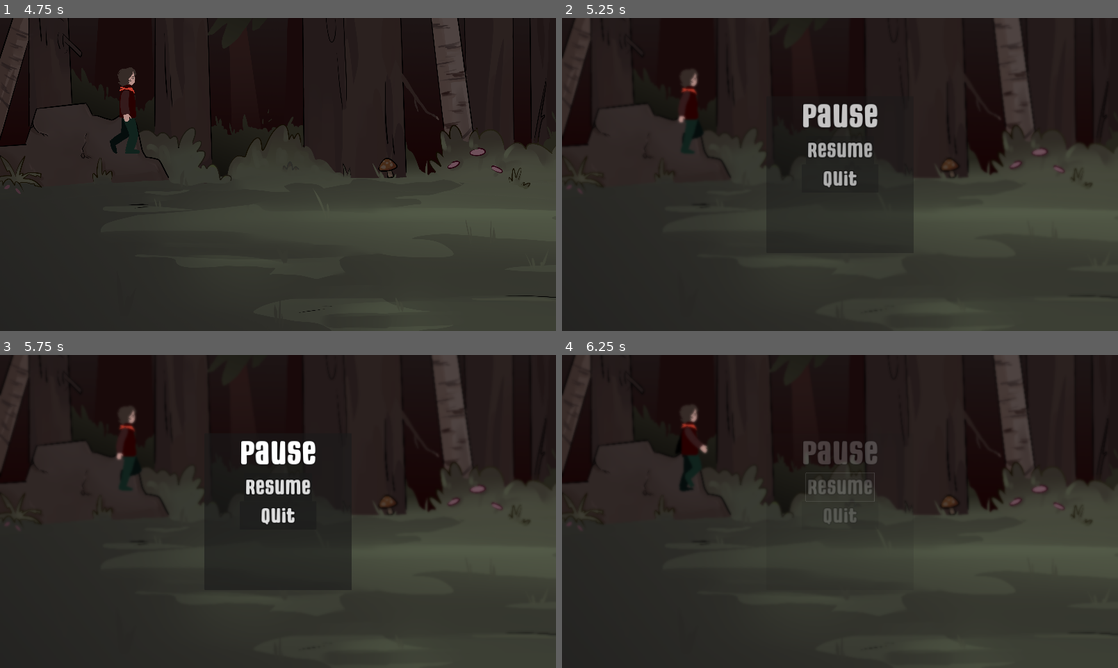
Above: before the commit, frames 1-4 (two rows, left to right).
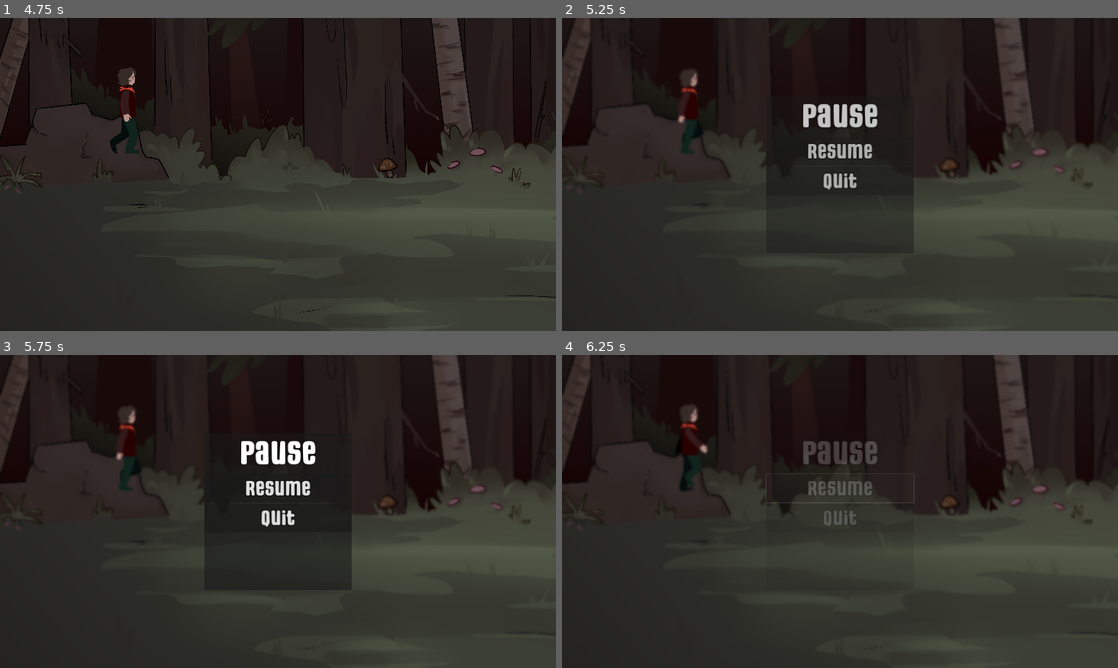
Above: after the commit, the same moments.

Repository: aboba704/Game
Game: Godot game, scene res://MainScene/ MainMenu.tscn
Two runs of this game, one before a commit and one after it. Both use one fixed random seed, a clock stepped at 60 frames per second and the inputs below.
Inputs:
- Up to frame 1 (4.75 s): click "Start" at 0.5 s; tap Enter at 1.25 s; hold W (Up) from 1.28 s (still down)
- Up to frame 2 (5.25 s): tap Escape (Escape) at 4.9 s; release W (Up) at 5.03 s; hold A (Left) from 5.03 s (still down)
- Up to frame 3 (5.75 s): keep holding A (Left)
- Up to frame 4 (6.25 s): release A (Left) at 5.75 s; click "Resume" at 5.75 s

Frame 1 is identical in both runs. In frame 2, 0.3% of the frame differs, in the area x 44-56%, y 39-55%; in frame 3, 0.3%; in frame 4, 0.3%.

Commit message:
Abibas
123

Diff:
--- a/UI/pause_menu.tscn
+++ b/UI/pause_menu.tscn
@@ -107,11 +107,10 @@
 
 [node name="VBoxContainer" type="VBoxContainer" parent="PanelContainer"]
 layout_mode = 2
-size_flags_horizontal = 4
-theme_override_constants/separation = 0
 
 [node name="Label" type="Label" parent="PanelContainer/VBoxContainer"]
 layout_mode = 2
+size_flags_horizontal = 4
 theme_override_constants/line_spacing = 10
 theme_override_constants/shadow_offset_x = 10
 theme_override_constants/shadow_offset_y = 10
@@ -124,7 +123,6 @@
 
 [node name="Resume" type="Button" parent="PanelContainer/VBoxContainer"]
 layout_mode = 2
-size_flags_horizontal = 4
 theme_override_constants/outline_size = 10
 theme_override_constants/h_separation = 10
 theme_override_constants/icon_max_width = 10
--- /dev/null
+++ b/scenes/Scene1.tscn
@@ -0,0 +1,46 @@
+[gd_scene load_steps=5 format=3 uid="uid://ctuoaneubpwaf"]
+
+[ext_resource type="PackedScene" uid="uid://lhar73cabbkt" path="res://player/PlayerCH.tscn" id="1_3jkfb"]
+[ext_resource type="Texture2D" uid="uid://d3vfhwktvx6lp" path="res://Bagrounds/фон_лес_дальний_план.png" id="1_btkro"]
+[ext_resource type="Texture2D" uid="uid://c8n1ge2savbg1" path="res://Bagrounds/фон_лес_передний_план.png" id="2_vd2sw"]
+[ext_resource type="PackedScene" uid="uid://bvc61qo2fp8bb" path="res://UI/pause_menu.tscn" id="3_r7dn3"]
+
+[node name="Game" type="Node2D"]
+position = Vector2(-267, 3)
+
+[node name="TextureRect" type="TextureRect" parent="."]
+anchors_preset = 8
+anchor_left = 0.5
+anchor_top = 0.5
+anchor_right = 0.5
+anchor_bottom = 0.5
+offset_left = -1043.0
+offset_top = -2.0
+offset_right = 13051.0
+offset_bottom = 2977.0
+grow_horizontal = 2
+grow_vertical = 2
+scale = Vector2(0.36, 0.36)
+texture = ExtResource("1_btkro")
+
+[node name="TextureRect2" type="TextureRect" parent="."]
+anchors_preset = 8
+anchor_left = 0.5
+anchor_top = 0.5
+anchor_right = 0.5
+anchor_bottom = 0.5
+offset_left = -1043.0
+offset_top = -2.0
+offset_right = 13051.0
+offset_bottom = 2977.0
+grow_horizontal = 2
+grow_vertical = 2
+scale = Vector2(0.36, 0.36)
+texture = ExtResource("2_vd2sw")
+
+[node name="CharacterBody2D" parent="." instance=ExtResource("1_3jkfb")]
+
+[node name="CanvasLayer" type="CanvasLayer" parent="."]
+process_mode = 2
+
+[node name="PauseMenu" parent="CanvasLayer" instance=ExtResource("3_r7dn3")]
